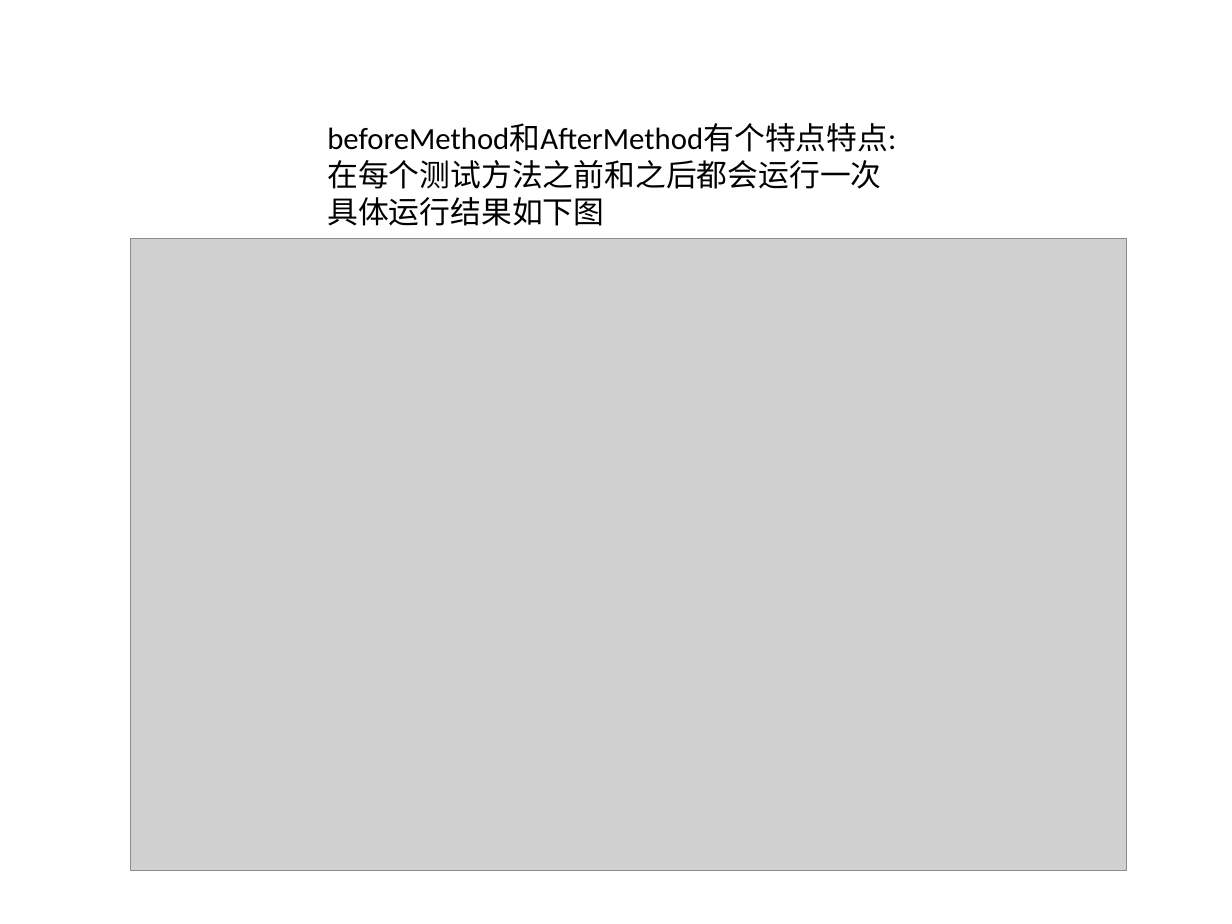
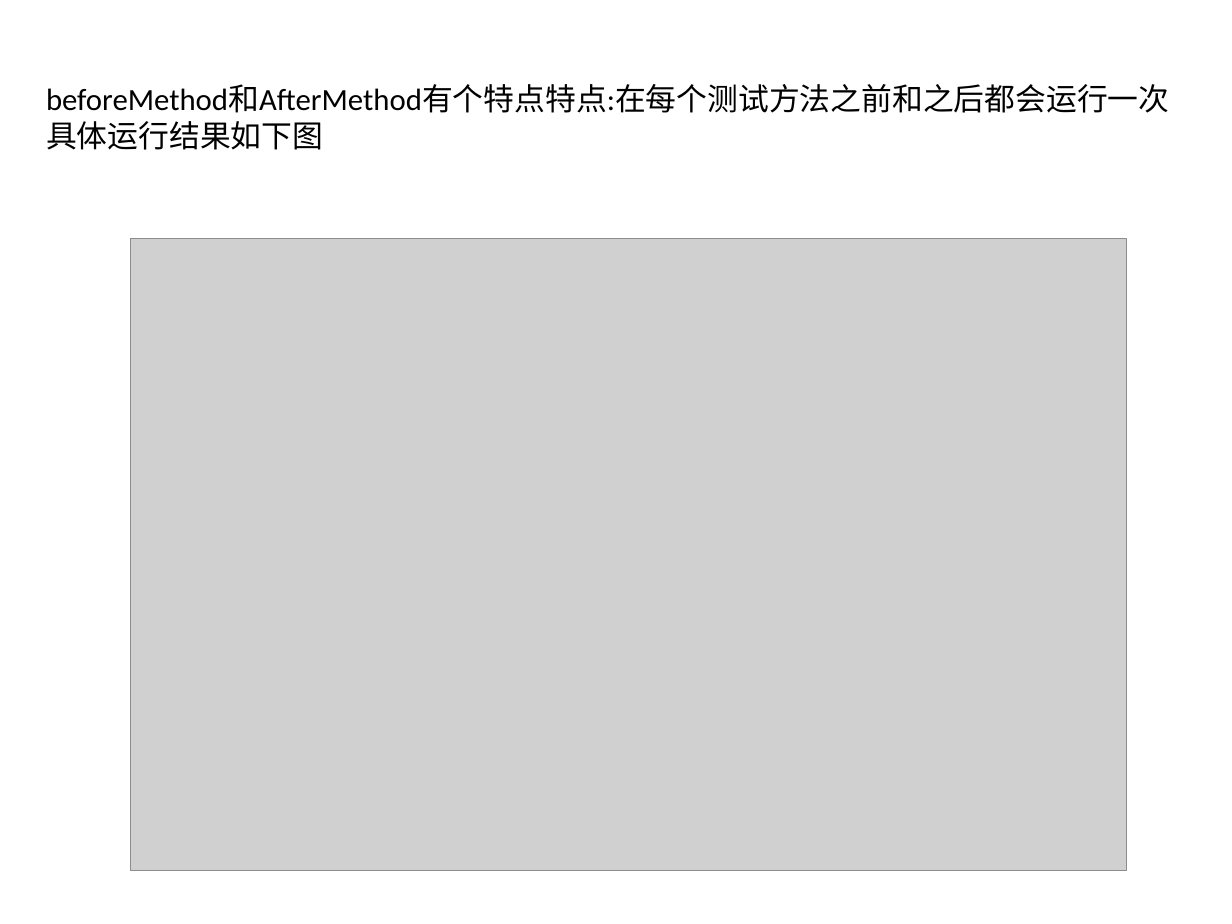
Before and after one commit to humingyue0920/TestLearn, a slide deck: slide 3 of 慕课网自学总结/java接口自动化测试/TestNG介绍/TestNG.pptx. Drawn at 1232x924 pixels with LibreOffice and Linux fonts; fonts in the diff are those of the drawing; grey boxes stand for pictures. Boxes give left, top, right and bottom in pixels: in the first picture for what was removed or moved away, otherwise in the second. Text is boxed around its words. In the diff, an @@ line names an element or a change of style, - is before the commit and + after.

```diff
--- a/慕课网自学总结/java接口自动化测试/TestNG介绍/TestNG.pptx
+++ b/慕课网自学总结/java接口自动化测试/TestNG介绍/TestNG.pptx
@@ text "beforeMethod和AfterMethod有个特点特点:在每个测试方法之前和之后都会运行一次": place and size @@
-text "beforeMethod和AfterMethod有个特点特点:在每个测试方法之前和之后都会运行一次" at box(327, 123, 896, 226)
+text "beforeMethod和AfterMethod有个特点特点:在每个测试方法之前和之后都会运行一次" at box(46, 84, 1169, 150)
@@ text at box(46, 84, 1169, 113): text changed @@
-beforeMethod和AfterMethod有个特点特点:
-在每个测试方法之前和之后都会运行一次
+beforeMethod和AfterMethod有个特点特点:在每个测试方法之前和之后都会运行一次
```
Also in this commit, not shown: 6 other files.
